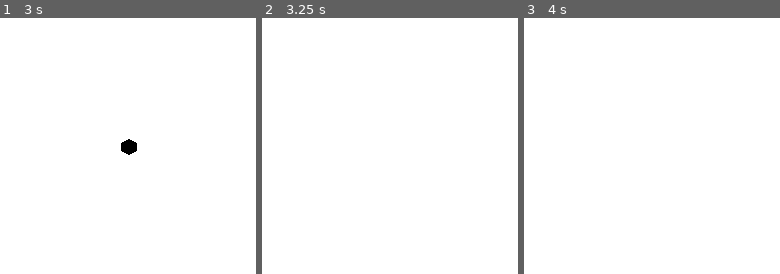
Above: before the commit, frames 1-3 (left to right).
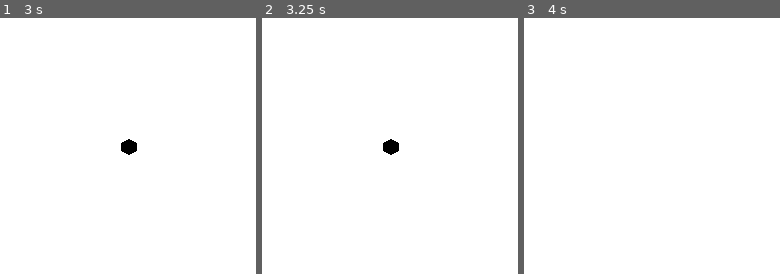
Above: after the commit, the same moments.

Repository: Alexander-Jordan/conways-game-of-life-godot
Game: Godot game, scene res://stages/main/main.tscn
The game is run twice, just before and just after one commit, with the same random seed, the same clock (stepped at 60 frames per second) and the same inputs.
Inputs (mouse positions are % of the whole screen's width and height, from its top left):
- Up to frame 1 (3 s): tap Enter at 0.5 s; move the mouse to (72, 45) at 0.52 s; hold Right (step_forward) 0.53-1.28 s; hold P (play) 0.53-1.28 s; click (72, 45) at 0.67 s; tap R (reset) at 1.25, 2, 2.75 s; move the mouse to (30, 55) at 1.27 s; hold Left (step_backward) 1.28-2.03 s; tap Delete (clear_step) at 1.35 s; tap P (play) at 1.55, 2.3 s; move the mouse to (60, 28) at 2.02 s; hold H (hexagon) 2.03-2.78 s; hold Right (step_forward) from 2.03 s (still down); move the mouse to (45, 70) at 2.77 s; tap D (mode_draw) at 2.85 s; click (45, 70) at 2.92 s
- Up to frame 2 (3.25 s): keep holding Right (step_forward); tap P (play) at 3.05 s
- Up to frame 3 (4 s): move the mouse to (80, 65) at 3.52 s; release Right (step_forward) at 3.53 s; hold Left (step_backward) from 3.53 s (still down); hold E (mode_erase) from 3.53 s (still down); tap P (play) at 3.8 s
The pictures show only the part of the screen within x 19-69%, y 44-94%; the shares and areas given below are measured in that part.

Frame 1 is identical in both runs. In frame 2, 0.3% of the frame differs, in the area x 47-54%, y 47-54%; in frame 3, nothing differs.

Commit message:
Implement reset

Diff:
--- a/entities/grid/grid.gd
+++ b/entities/grid/grid.gd
@@ -21,9 +21,15 @@
 		return
 	draw()
 	if SM.is_playing:
+		SM.time_passed_since_last_step += delta
 		if SM.time_passed_since_last_step == 0.0:
 			step_forward()
-		SM.time_passed_since_last_step += delta
+
+func _ready() -> void:
+	SM.reset.connect(func():
+		clear()
+		cells_add(SM.steps[SM.current_step_index].cells)
+	)
 
 func _unhandled_input(event: InputEvent) -> void:
 	if Engine.is_editor_hint():
--- a/utilities/simulation_manager/simulation_manager.gd
+++ b/utilities/simulation_manager/simulation_manager.gd
@@ -13,9 +13,11 @@
 	set(tp):
 		time_passed_since_last_step = 0.0 if tp < 0 or (tp >= 1.0 / steps_per_second) else tp
 
+signal reset
+
 func _unhandled_input(event: InputEvent) -> void:
 	if event.is_action_pressed('reset'):
-		pass
+		simulation_reset()
 	if event.is_action_pressed('play'):
 		is_playing = true
 	if event.is_action_pressed('stop'):
@@ -25,6 +27,11 @@
 	steps.clear()
 	steps = [SimulationStep.new()]
 	current_step_index = 0
+
+func simulation_reset() -> void:
+	current_step_index = 0
+	time_passed_since_last_step = 0.0
+	reset.emit()
 
 func step_backward() -> SimulationStep:
 	var can_create_new_step: bool = !steps[current_step_index].cells.is_empty()
